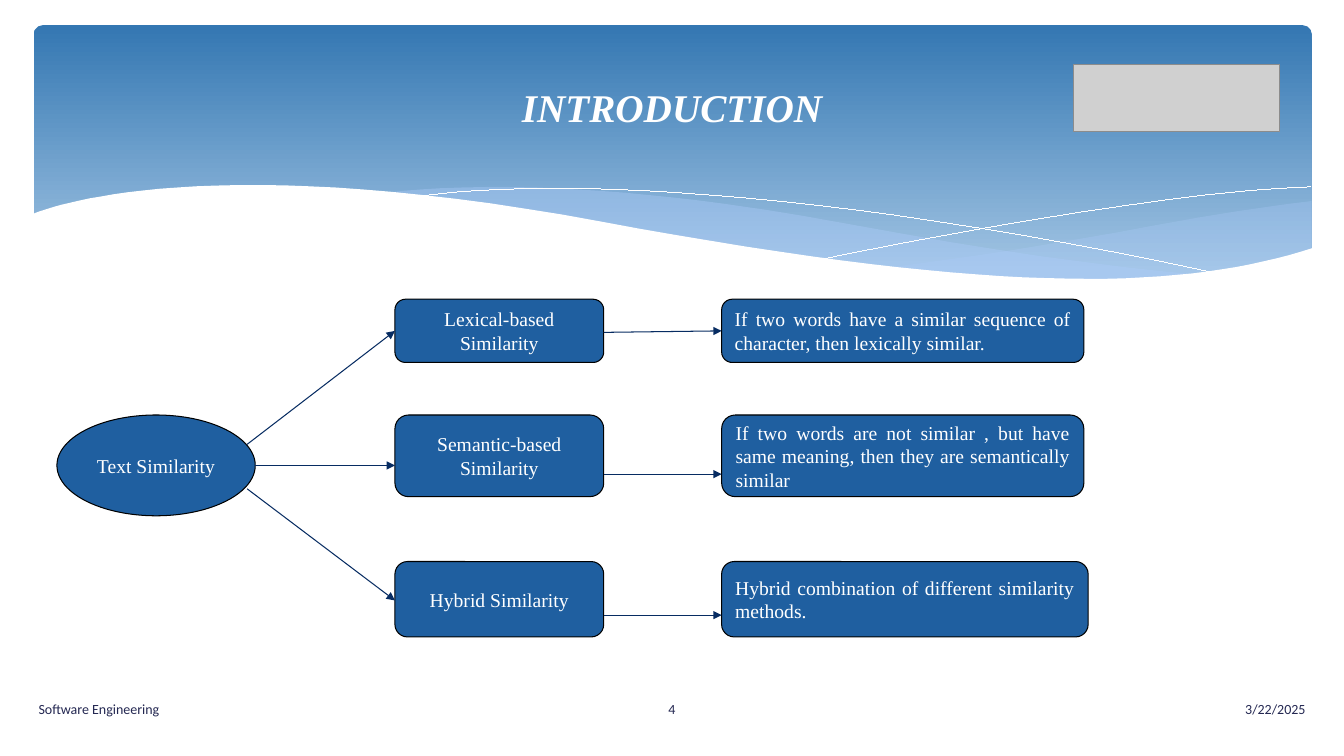
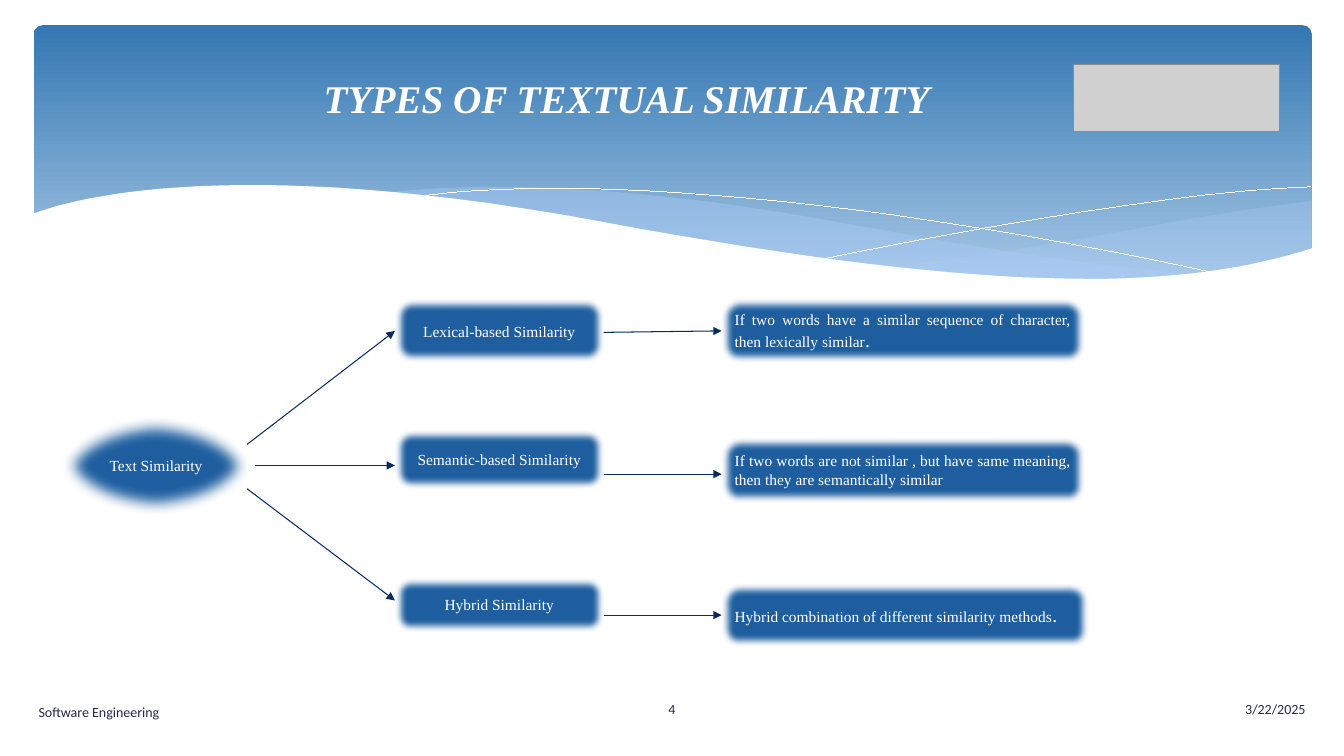
Before and after one commit to senthilmasters2024/Tech_Tweakers, a slide deck: slide 4 of SemanticAnalysisTextualData/SemanticAnalysisTextualData/Documentation/SemanticAnalysisTextualData.pptx. Drawn at 1344x756 pixels with LibreOffice and Linux fonts; fonts in the diff are those of the drawing; grey boxes stand for pictures. Boxes give left, top, right and bottom in pixels: in the first picture for what was removed or moved away, otherwise in the second. Text is boxed around its words. In the diff, an @@ line names an element or a change of style, - is before the commit and + after.

```diff
--- a/SemanticAnalysisTextualData/SemanticAnalysisTextualData/Documentation/SemanticAnalysisTextualData.pptx
+++ b/SemanticAnalysisTextualData/SemanticAnalysisTextualData/Documentation/SemanticAnalysisTextualData.pptx
@@ title at bbox=[324, 87, 929, 114]: text changed @@
-INTRODUCTION
+TYPES OF TEXTUAL SIMILARITY
@@ rounded rectangle "Semantic-based Similarity": place and size @@
-rounded rectangle "Semantic-based Similarity" at bbox=[395, 415, 604, 497]
+rounded rectangle "Semantic-based Similarity" at bbox=[395, 430, 604, 489]
@@ size 14 to 11 pt in 7 elements at bbox=[395, 299, 604, 363], bbox=[57, 415, 256, 516], bbox=[722, 299, 1084, 363], bbox=[395, 430, 604, 489], bbox=[395, 579, 604, 632], bbox=[722, 584, 1089, 646], bbox=[722, 439, 1084, 502] @@
@@ rounded rectangle "If two words are not ...": place and size @@
-rounded rectangle "If two words are not ..." at bbox=[722, 415, 1084, 497]
+rounded rectangle "If two words are not ..." at bbox=[722, 439, 1084, 502]
@@ rounded rectangle "Hybrid Similarity": place and size @@
-rounded rectangle "Hybrid Similarity" at bbox=[395, 562, 604, 637]
+rounded rectangle "Hybrid Similarity" at bbox=[395, 579, 604, 632]
@@ rounded rectangle "Hybrid combination of different similarity ...": place and size @@
-rounded rectangle "Hybrid combination of different similarity ..." at bbox=[722, 562, 1089, 637]
+rounded rectangle "Hybrid combination of different similarity ..." at bbox=[722, 584, 1089, 646]
```
Also in this commit, not shown: 10 other slides changed, 5 other files.
